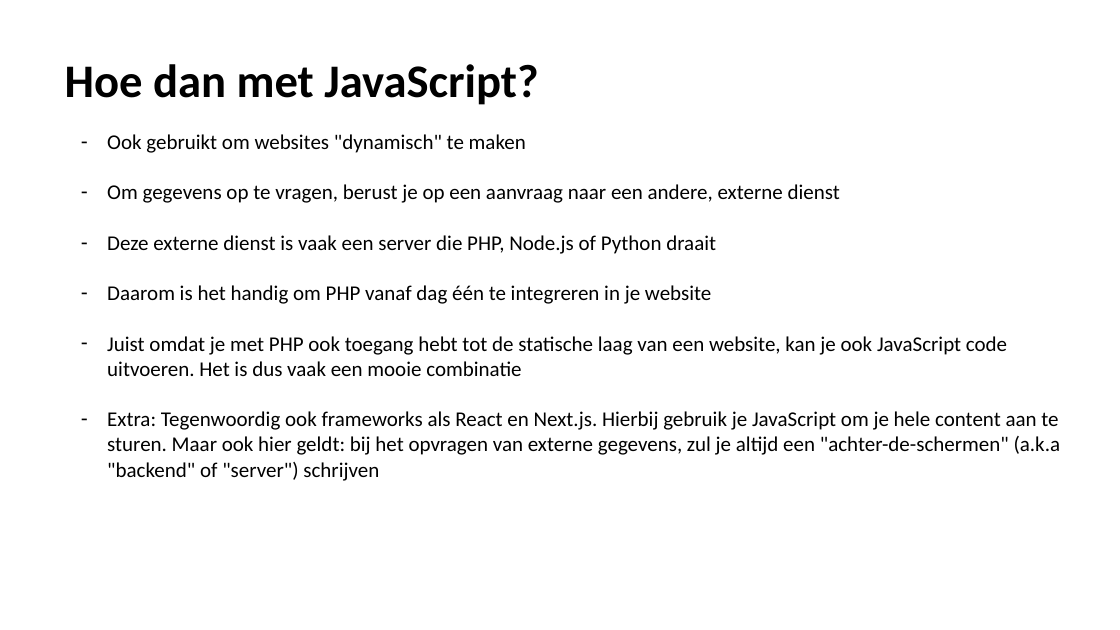
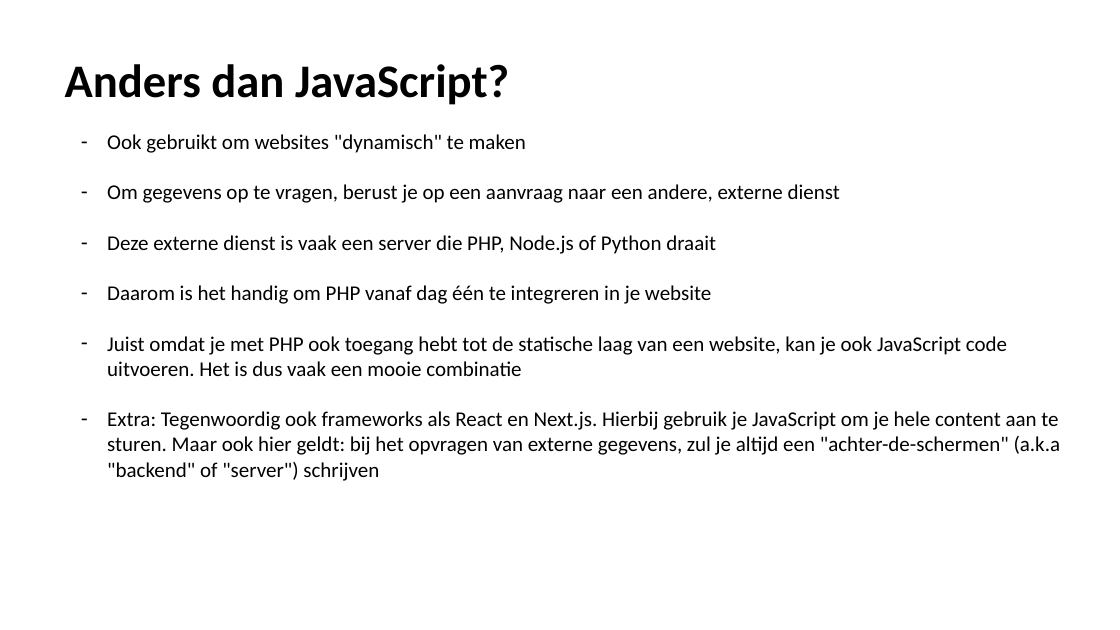
Before and after one commit to Jarnster/ICW-Webdesign-PHP, a slide deck: slide 7 of H1 - Intro/Presentatie/H1 Intro - Dynamische Websites.pptx. Drawn at 1120x630 pixels with LibreOffice and Linux fonts; fonts in the diff are those of the drawing. Boxes give left, top, right and bottom in pixels: in the first picture for what was removed or moved away, otherwise in the second. Text is boxed around its words. In the diff, an @@ line names an element or a change of style, - is before the commit and + after.

```diff
--- a/H1 - Intro/Presentatie/H1 Intro - Dynamische Websites.pptx
+++ b/H1 - Intro/Presentatie/H1 Intro - Dynamische Websites.pptx
@@ title at bbox=[65, 64, 509, 105]: text changed @@
-Hoe dan met JavaScript?
+Anders dan JavaScript?
```
Also in this commit, not shown: 2 other slides changed.
